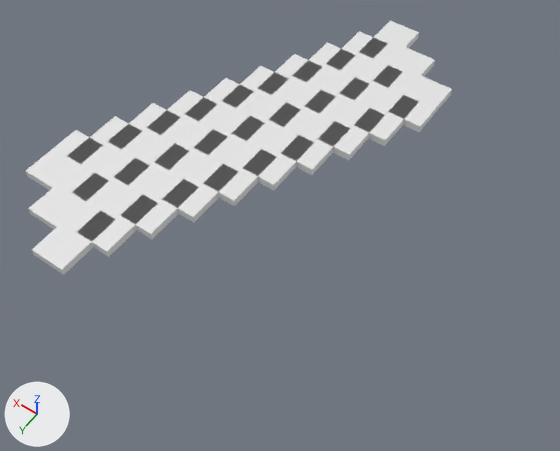
Renders of the Blender file shearing_auxetics/blender/flat_asymmetric_ratio_n.blend from each side of a commit.
One viewpoint serves both versions: a camera (50 mm lens) standing at (-102.0, 294.0, 273.0) and looking at (27.0, 113.0, -12.0). Lighting does not change. The marker at lower left points along +X, +Y and +Z.
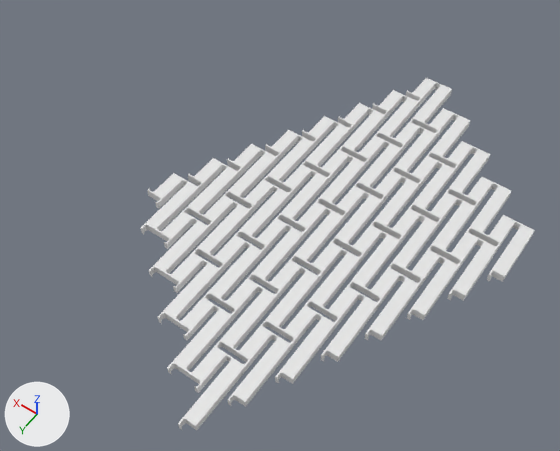
Pixel boxes [x1, y1, x2, y2] of what changed, in the pictures (560 x 451 px):
'Cube.060', reshaped, modifiers changed (7% narrower, 38% taller): before [26, 21, 452, 275]; after [141, 78, 535, 430]

The change, as a list of edits to the scene's bpy script:
```text
Change me_cube_226:
    used by ob_cube_060; location = (0.0, 0.0, 0.0)
    remove me_cube_226.from_pydata(...)  # 8 vertices, 6 faces; spans x 0.0..18.0, y 0.0..33.0, z 0.0..4.0
    add me_cube_226.from_pydata(...)  # 6240 vertices, 3200 faces; spans x -72.0..81.0, y 0.0..219.0, z 0.0..4.0
    me_cube_226 part 1: 6 vertices removed from x 0.0..18.0, y 0.0..33.0, z 0.0..4.0; 6238 vertices added at x -72.0..81.0, y 0.0..219.0, z 0.0..4.0
Change ob_cube_060:
    remove _m = ob_cube_060.modifiers.new('Boolean', 'BOOLEAN')
    remove _m.operand_type = 'COLLECTION'
    remove _m = ob_cube_060.modifiers.new('Array', 'ARRAY')
    remove _m.count = 10
    remove _m.use_constant_offset = True
    remove _m.constant_offset_displace = (9.0, 18.0, 0.0)
    remove _m.use_relative_offset = False
    remove _m = ob_cube_060.modifiers.new('Array.001', 'ARRAY')
    remove _m.count = 3
    remove _m.use_constant_offset = True
    remove _m.constant_offset_displace = (18.0, -15.0, 0.0)
    remove _m.use_relative_offset = False
```
